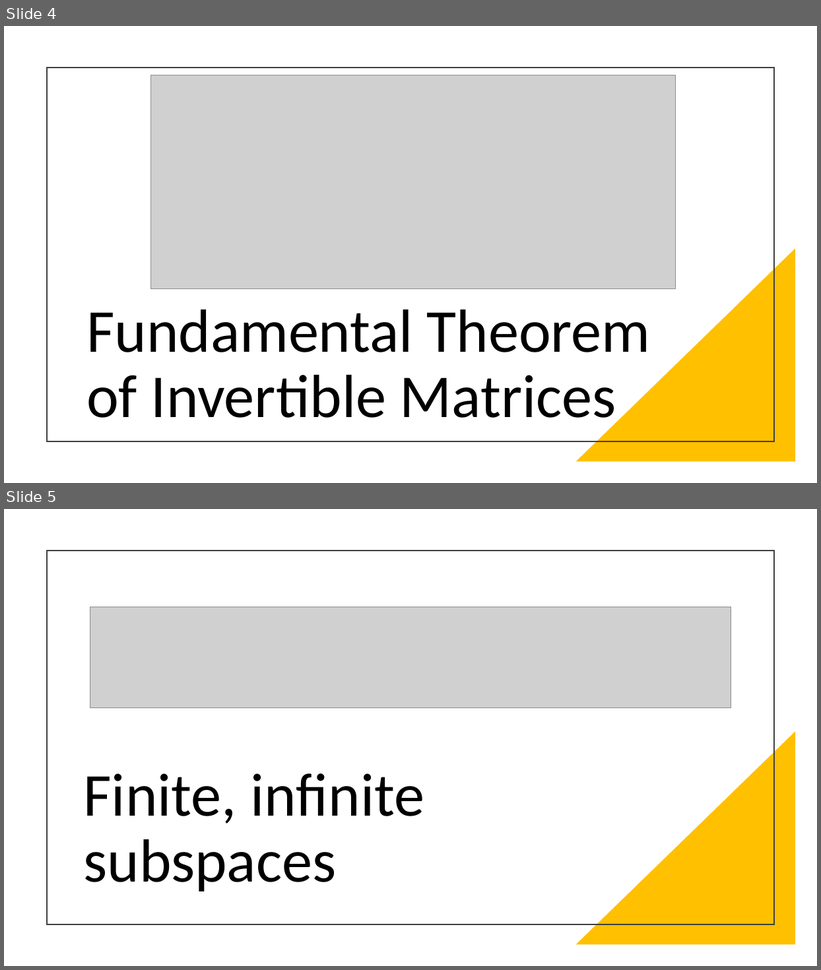
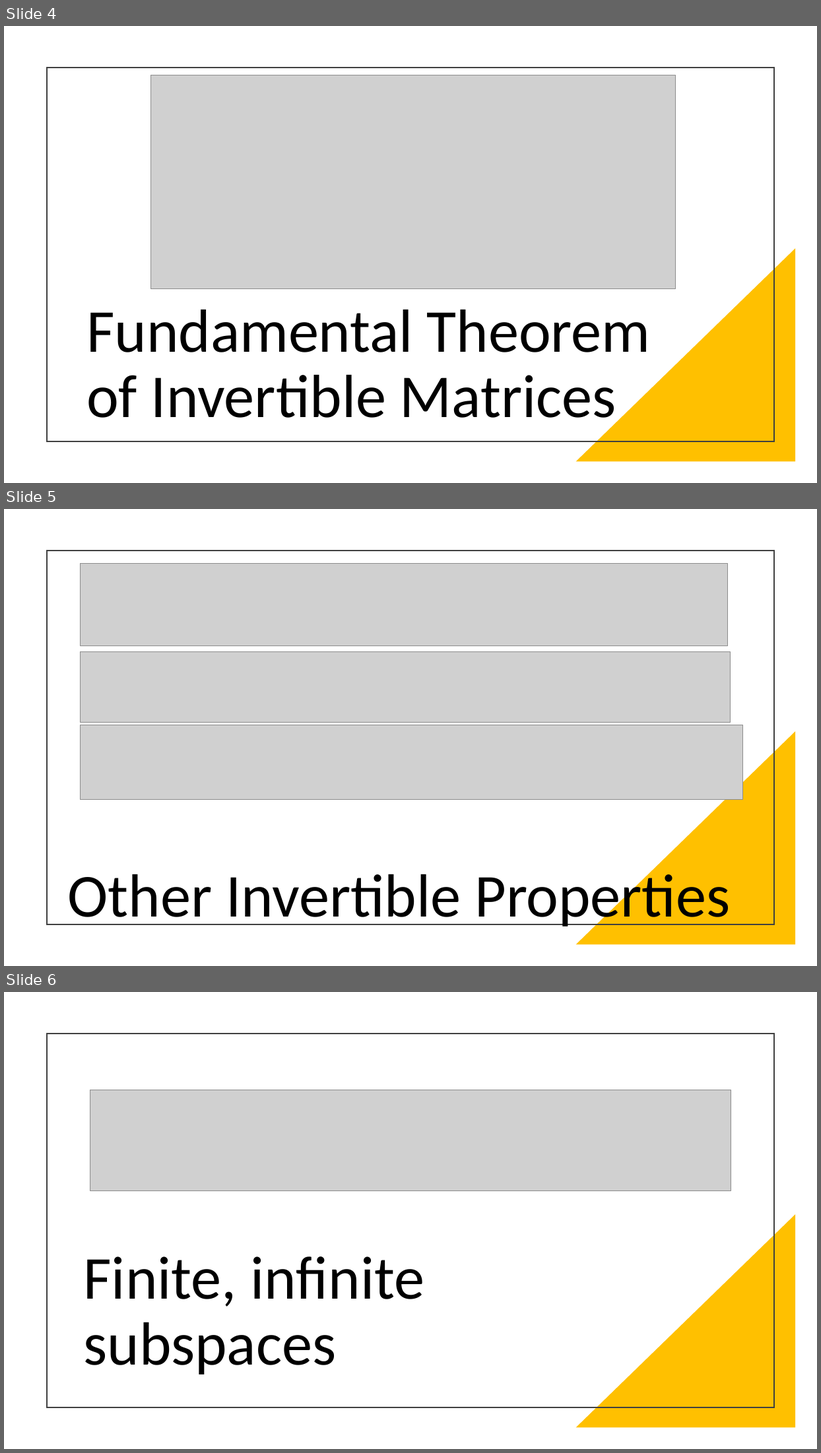
Before and after one commit to Jeffchen54/Linear-Definitions-and-Theorems, a slide deck: Unit 3-4 Theorems.pptx. Shown one above the other, each under a label of ours: slides 4 and 5 before the commit, slides 4, 5 and 6 after it. The pictures are 821x970 and 821x1453 pixels, drawn with LibreOffice and Linux fonts; fonts in the diff are those of the drawing; grey boxes stand for pictures. Boxes give left, top, right and bottom in pixels: in the first picture for what was removed or moved away, otherwise in the second. Text is boxed around its words. In the diff, an @@ line names an element or a change of style, - is before the commit and + after.

```diff
--- a/Unit 3-4 Theorems.pptx
+++ b/Unit 3-4 Theorems.pptx
@@ slide 5 added at [4,509,817,966], background #FFFFFF @@
@@ rectangle added at [47,551,774,924], outline #404040 1.5 pt @@
@@ picture added at [81,563,728,646] @@
@@ picture added at [81,652,730,722] @@
@@ picture added at [81,725,743,800] @@
@@ right triangle added at [576,731,796,945], fill #FFC000 @@
@@ title added at [68,867,730,932], 72 pt, text #000000 @@
+Other Invertible Properties
@@ what was slide 5 is now slide 6 @@
```
Also in this commit, not shown: 2 slides changed, 3 other slides added, 1 slide removed, 1 other file.
